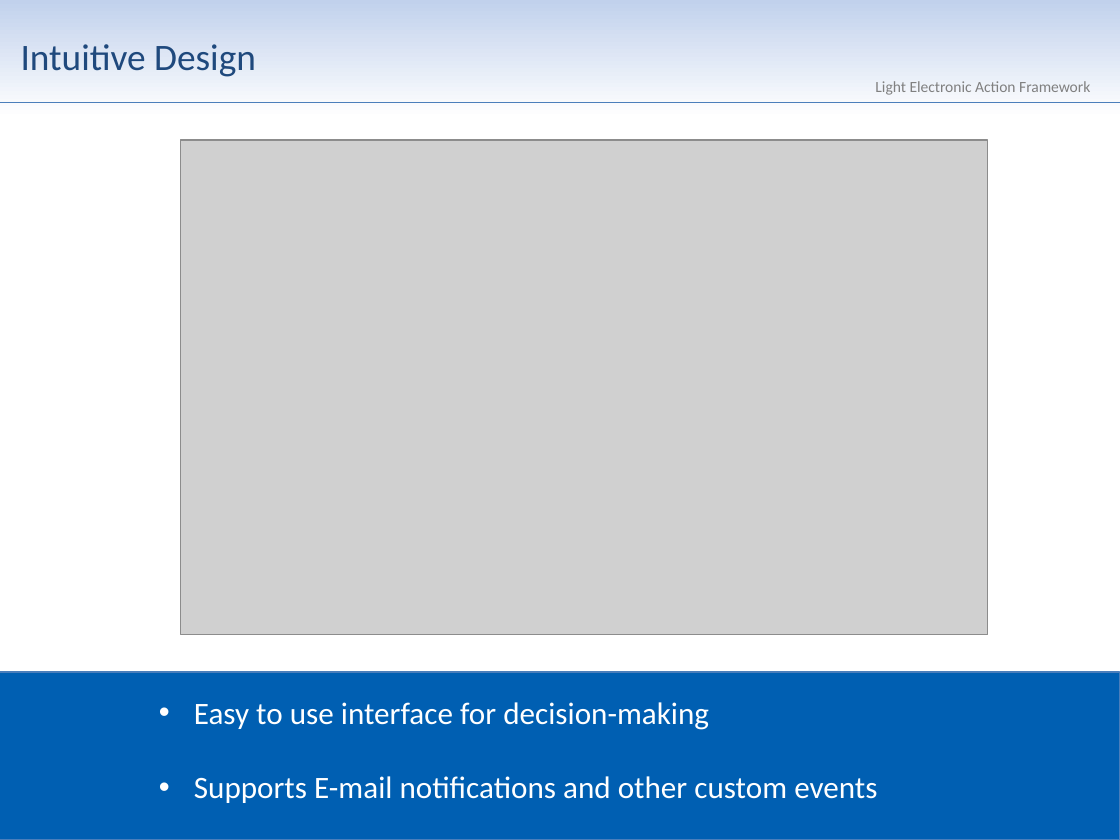
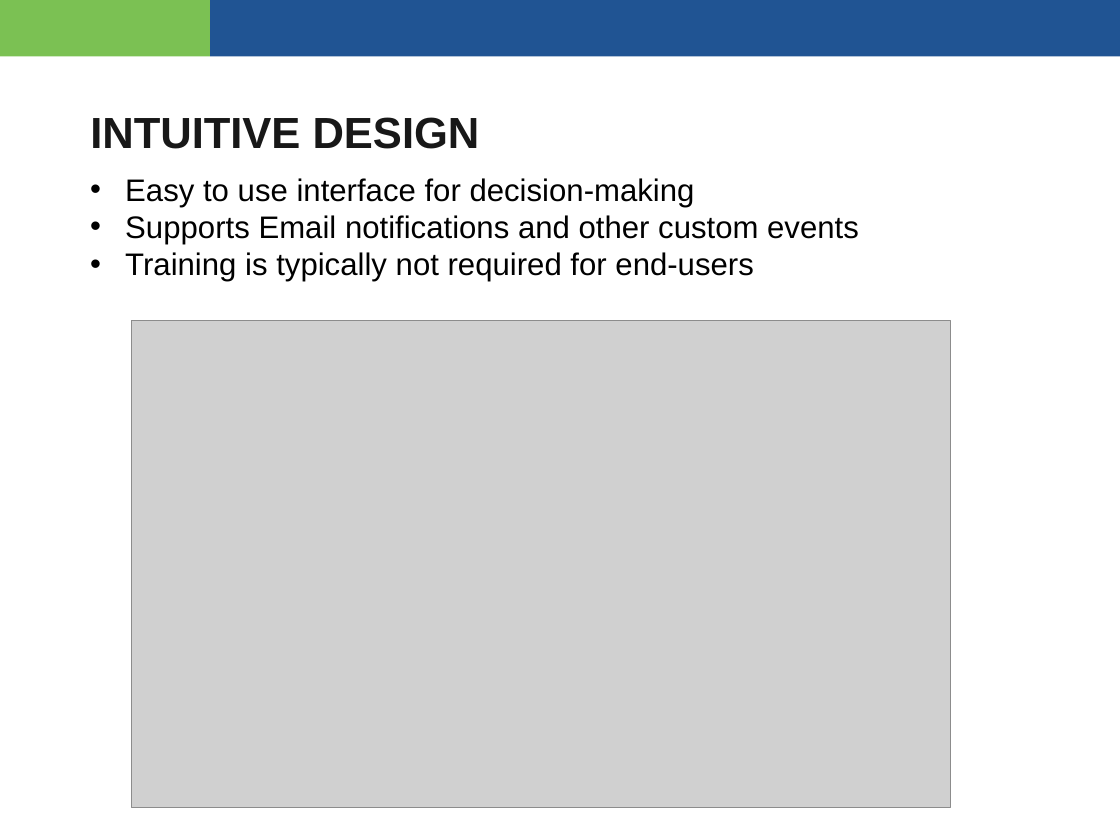
Before and after one commit to department-of-veterans-affairs/LEAF, a slide deck: slide 13 of docs/LEAF_Product_Overview.pptx (slide 7 before the commit). Drawn at 1120x840 pixels with LibreOffice and Linux fonts; fonts in the diff are those of the drawing; grey boxes stand for pictures; background and template pictures are left out. Boxes give left, top, right and bottom in pixels: in the first picture for what was removed or moved away, otherwise in the second. Text is boxed around its words. In the diff, an @@ line names an element or a change of style, - is before the commit and + after.

```diff
--- a/docs/LEAF_Product_Overview.pptx
+++ b/docs/LEAF_Product_Overview.pptx
@@ background gradient #9AB5E4 to #C2D1ED to #FFFFFF to #FFFFFF at 38% opacity @@
@@ rectangle added at (0, 0, 211, 56), fill #7BC153 @@
@@ rectangle added at (211, 0, 1120, 56), fill #205493 @@
@@ text removed at (875, 81, 1090, 95) @@
-Light Electronic Action Framework
@@ line removed from (1120, 103) to (0, 103) @@
@@ text at (90, 117, 480, 149): text changed; size 24 to 28 pt; font Calibri to Arial; text colour #1F497D to #181818; bold on @@
-Intuitive Design
+INTUITIVE DESIGN
@@ text "Easy to use interface for ...": place and size @@
-text "Easy to use interface for ..." at (194, 702, 877, 803)
+text "Easy to use interface for ..." at (125, 178, 859, 282)
@@ text at (125, 178, 695, 207): font Calibri to Arial, text colour #FFFFFF to #000000 in "Easy to use interface for decision-making" @@
@@ text at (125, 215, 859, 282): text changed; font Calibri to Arial; text colour #FFFFFF to #000000 @@
-• Supports E-mail notifications and other custom events
+• Supports Email notifications and other custom events
+• Training is typically not required for end-users
@@ picture: place and size @@
-picture at (180, 140, 988, 635)
+picture at (131, 320, 951, 808)
@@ rectangle removed at (0, 672, 1120, 840) @@
```
Also in this commit, not shown: 1 other slide changed, 19 slides added, 10 slides removed, 6 other files.
